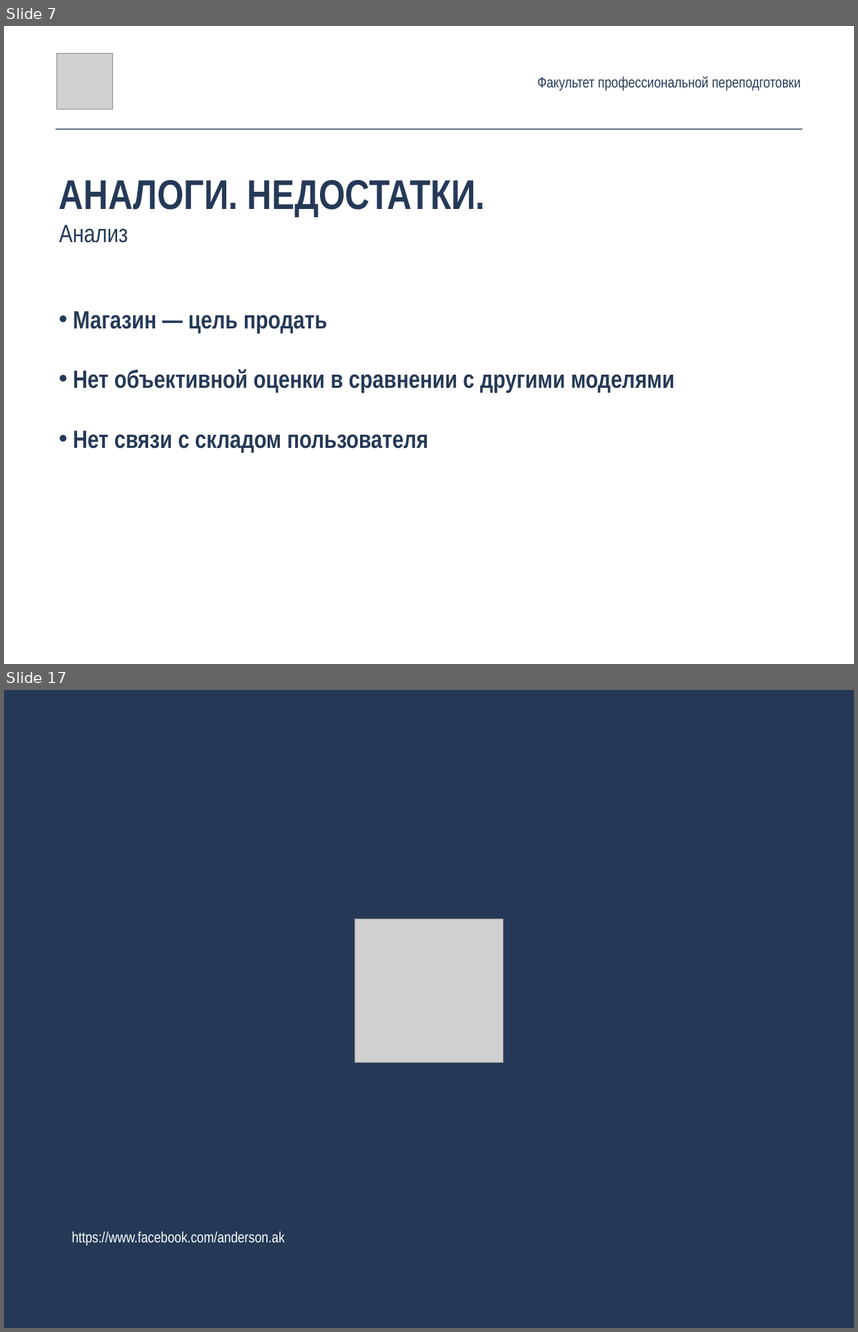
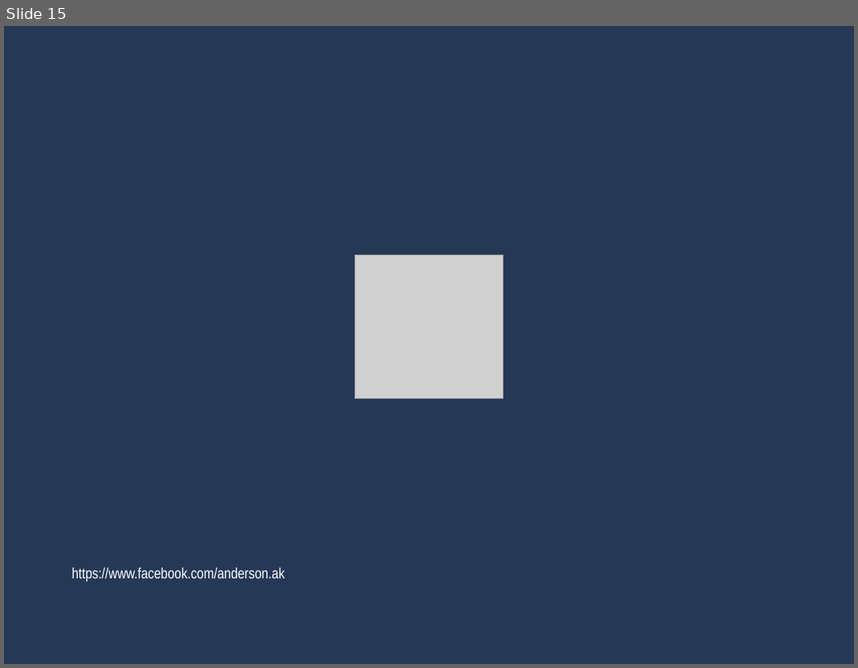
Before and after one commit to catexis/HSE_graduation_project, a slide deck: desing/presentation/pres.pptx. Shown one above the other, each under a label of ours: slides 7 and 17 before the commit, slide 15 after it; the slides between them are not shown. The pictures are 858x1332 and 858x668 pixels, drawn with LibreOffice and Linux fonts; fonts in the diff are those of the drawing; grey boxes stand for pictures. Boxes give left, top, right and bottom in pixels: in the first picture for what was removed or moved away, otherwise in the second. Text is boxed around its words. In the diff, an @@ line names an element or a change of style, - is before the commit and + after.

```diff
--- a/desing/presentation/pres.pptx
+++ b/desing/presentation/pres.pptx
@@ slide 7 removed at (4, 26, 854, 664), background #FFFFFF @@
@@ picture removed at (56, 54, 112, 109) @@
@@ text removed at (537, 76, 801, 90) @@
-Факультет профессиональной переподготовки
@@ line removed from (56, 129) to (802, 129) @@
@@ text removed at (59, 180, 485, 243) @@
-АНАЛОГИ. НЕДОСТАТКИ.
-Анализ
@@ text removed at (73, 311, 675, 452) @@
-• Магазин — цель продать
-• Нет объективной оценки в сравнении с другими моделями
-• Нет связи с складом пользователя
@@ what was slide 17 is now slide 15 @@
```
Also in this commit, not shown: 12 slides changed, 2 slides added, 3 other slides removed, 3 other files.
